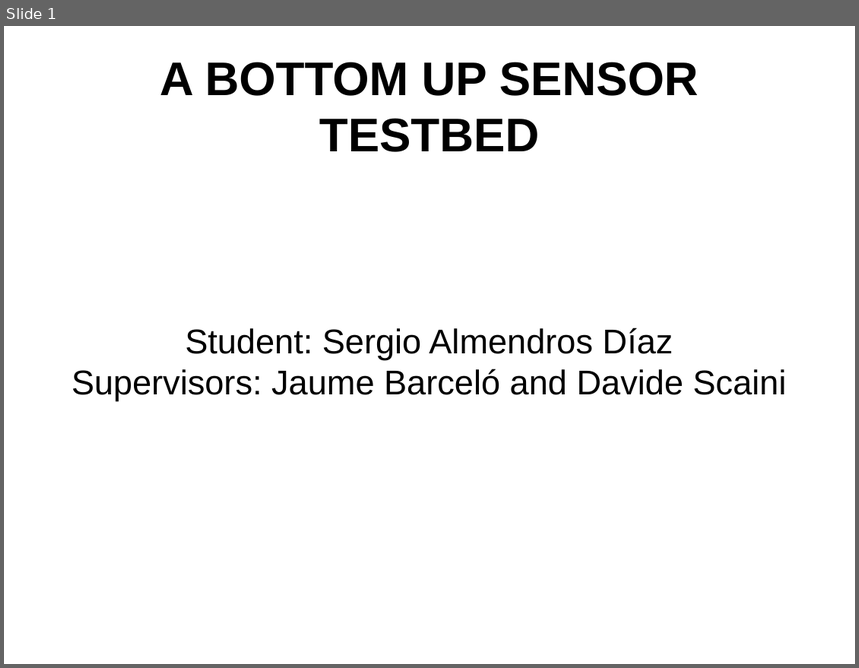
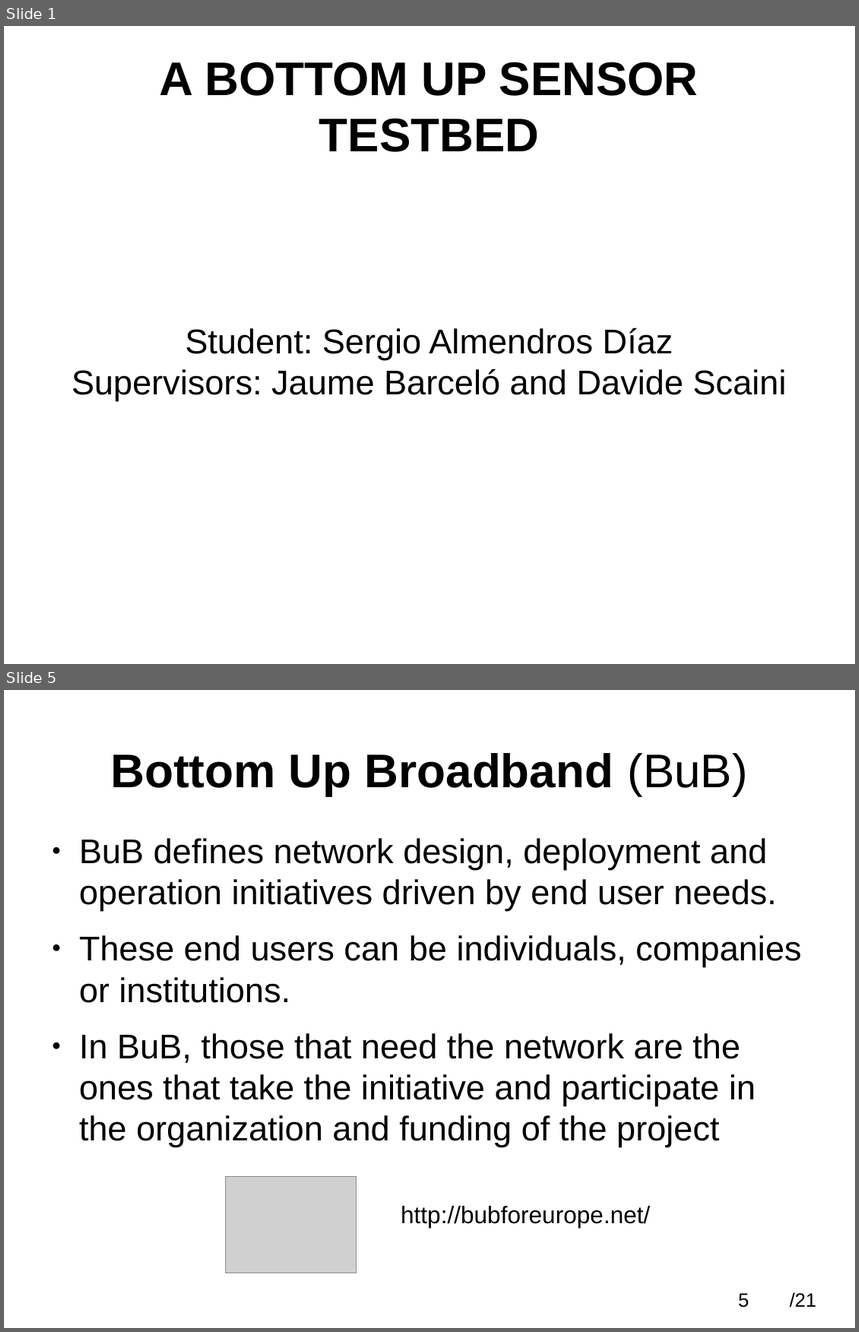
Before and after one commit to SergioAlmendros/A-bottom-up-sensor-testbed, a slide deck: Presentation/presentation2.odp. Shown one above the other, each under a label of ours: slide 1 before the commit, slides 1 and 5 after it; the slides between them are not shown. The pictures are 859x668 and 859x1332 pixels, drawn with LibreOffice and Linux fonts; fonts in the diff are those of the drawing; grey boxes stand for pictures. Boxes give left, top, right and bottom in pixels: in the first picture for what was removed or moved away, otherwise in the second. Text is boxed around its words. In the diff, an @@ line names an element or a change of style, - is before the commit and + after.

```diff
--- a/Presentation/presentation2.odp
+++ b/Presentation/presentation2.odp
@@ slide 5 added at (x1=4, y1=690, x2=855, y2=1328), background #FFFFFF @@
@@ title added at (x1=111, y1=753, x2=748, y2=796), 44 pt, text #000000, bold @@
+Bottom Up Broadband (BuB)
@@ text added at (x1=79, y1=838, x2=801, y2=1148), 32 pt, text #000000 @@
+● BuB defines network design, deployment and operation initiatives driven by end user needs.
+● These end users can be individuals, companies or institutions.
+● In BuB, those that need the network are the ones that take the initiative and participate in the organization and funding of the project
@@ picture added at (x1=226, y1=1177, x2=356, y2=1274) @@
@@ text added at (x1=401, y1=1206, x2=650, y2=1228), 22.4 pt, text #000000 @@
+http://bubforeurope.net/
@@ page number added at (x1=738, y1=1293, x2=749, y2=1308), 18 pt, text #000000 @@
+5
@@ text added at (x1=790, y1=1293, x2=816, y2=1308), 18 pt, text #000000 @@
+/21
```
Also in this commit, not shown: 15 slides changed, 4 other slides added, 5 slides removed, 7 other files.
